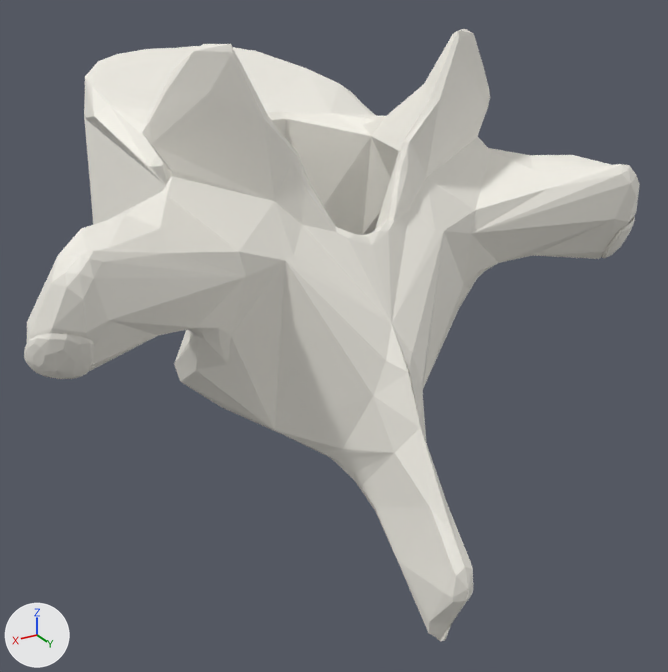
One commit to the glTF model models/v3-t8.glb: the scene before it, then after it.
Before and after are seen from a 50 mm camera at (0.677, 1.277, 0.528) aimed at (-0.049, 0.068, -0.077). Lighting does not change. The marker at lower left points along +X, +Y and +Z. The older version comes first.

Names of what the first picture shows: 'Longissimus thoracis muscle.e11l#2', 'Vertebra T8#0', 'Vertebra T8#1' and 1 more.
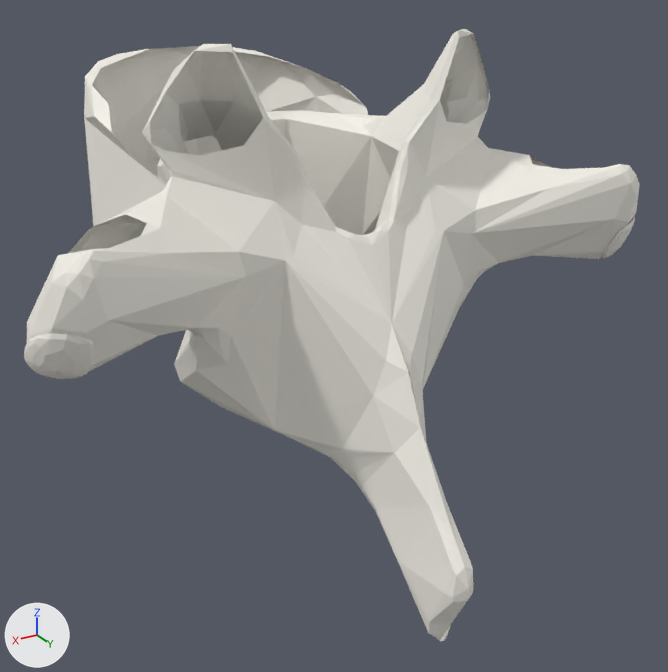
What changed in the scene script:
```text
Remove ob_vertebra_t8_1:
    ob_vertebra_t8_1 = bpy.data.objects.new('Vertebra T8#1', me_vertebra_t8_1)
    ob_vertebra_t8_1.location = (0.0, 0.0, 0.0)
```

Location of each change, [x1, y1, x2, y2] in pixels of the pictures (668 x 672 px):
'Vertebra T8#1', deleted
    before: [58, 34, 617, 255]
